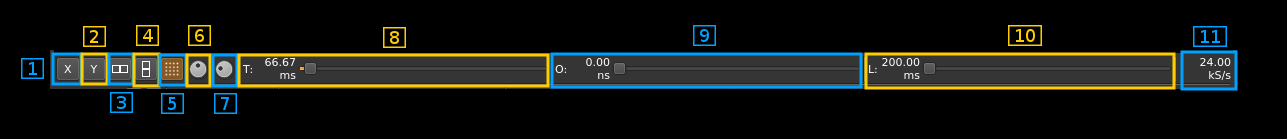
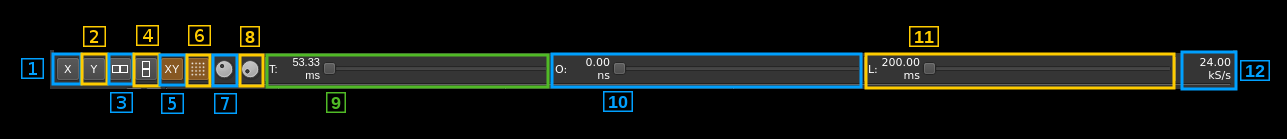
Revision of a layered 1287 × 139 image; what changed, layer by layer:
added layer "12" above "Overlay_12" over box(1240, 60, 1270, 81)
painted on "11" over box(909, 26, 1227, 47)
painted on "10" over box(603, 25, 1042, 112)
painted on "9" over box(326, 25, 716, 113)
added layer "Overlay_09" above "8" over box(265, 53, 550, 89)
painted on "8" over box(240, 26, 406, 48)
painted on "Overlay_08" over box(237, 53, 550, 88)
added layer "patch_01" above "Pasted Layer" over box(164, 55, 346, 82)
